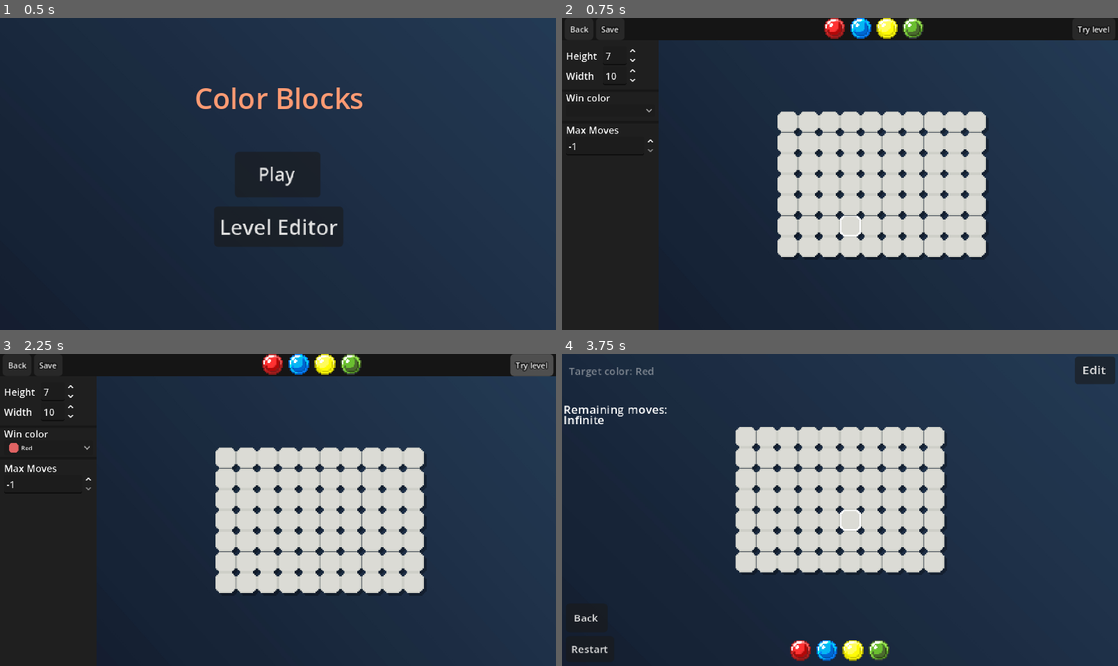
Above: before the commit, frames 1-4 (two rows, left to right).
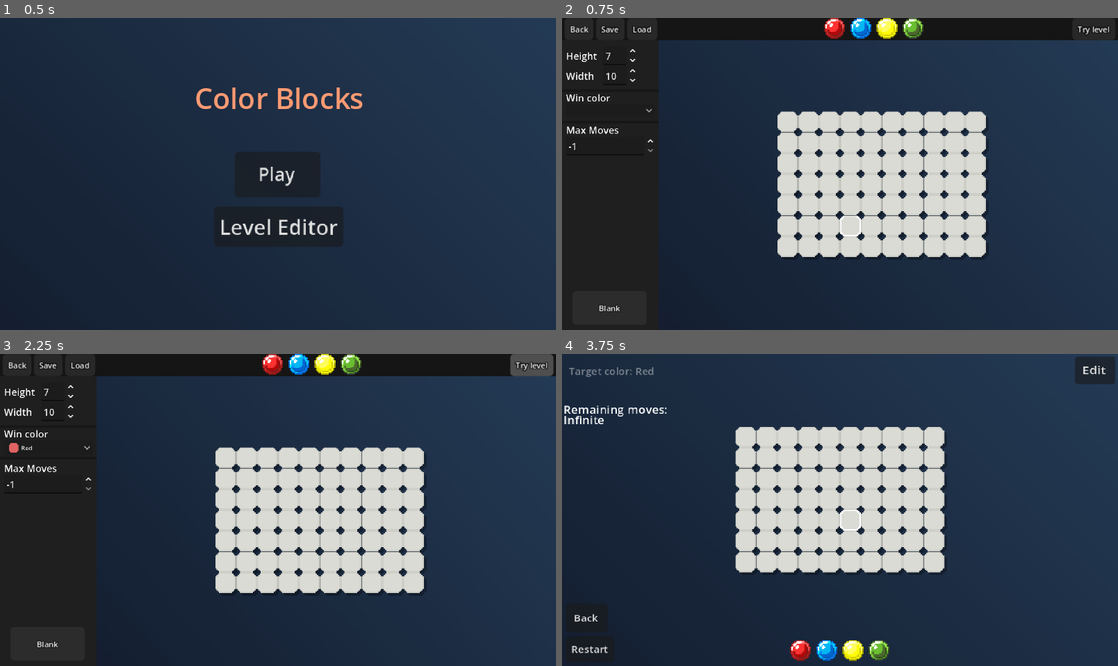
Above: after the commit, the same moments.

Repository: AurelinkZ/color-blocks
Game: Godot game, scene res://Scenes/starting_menu.tscn
Same seed, same stepped clock (60 frames per second), same inputs: the game is played once before the commit and once after it.
Inputs:
- Up to frame 1 (0.5 s): no input
- Up to frame 2 (0.75 s): click "Level Editor" at 0.5 s
- Up to frame 3 (2.25 s): click "Try level" at 1.25 s; click "Edit" at 2 s
- Up to frame 4 (3.75 s): click "Back" at 2.75 s; click "Play" at 3.5 s

Frame 1 is identical in both runs. In frame 2, less than 0.1% of the frame differs, in the area x 6-17%, y 2-94%; in frame 3, less than 0.1%; in frame 4, nothing differs.

Commit message:
Load levels in editor and blank button to refresh the grid to white

Diff:
--- /dev/null
+++ b/Levels/edited_level_blue_half.tres
@@ -0,0 +1,80 @@
+[gd_resource type="Resource" script_class="LevelData" format=3]
+
+[ext_resource type="Script" path="res://Scripts/level_data.gd" id="1_0fdbb"]
+
+[resource]
+script = ExtResource("1_0fdbb")
+grid_height = 7
+difficulty = "medium"
+grid_data = {
+Vector2i(0, 0): Color(0, 0, 1, 1),
+Vector2i(0, 1): Color(0, 0, 1, 1),
+Vector2i(0, 2): Color(0, 0, 1, 1),
+Vector2i(0, 3): Color(0, 0, 1, 1),
+Vector2i(0, 4): Color(0, 0, 1, 1),
+Vector2i(0, 5): Color(0, 0, 1, 1),
+Vector2i(0, 6): Color(0, 0, 1, 1),
+Vector2i(1, 0): Color(0, 0, 1, 1),
+Vector2i(1, 1): Color(0, 0, 1, 1),
+Vector2i(1, 2): Color(0, 0, 1, 1),
+Vector2i(1, 3): Color(0, 0, 1, 1),
+Vector2i(1, 4): Color(0, 0, 1, 1),
+Vector2i(1, 5): Color(0, 0, 1, 1),
+Vector2i(1, 6): Color(0, 0, 1, 1),
+Vector2i(2, 0): Color(0, 0, 1, 1),
+Vector2i(2, 1): Color(0, 0, 1, 1),
+Vector2i(2, 2): Color(0, 0, 1, 1),
+Vector2i(2, 3): Color(0, 0, 1, 1),
+Vector2i(2, 4): Color(0, 0, 1, 1),
+Vector2i(2, 5): Color(0, 0, 1, 1),
+Vector2i(2, 6): Color(0, 0, 1, 1),
+Vector2i(3, 0): Color(0, 0, 1, 1),
+Vector2i(3, 1): Color(0, 0, 1, 1),
+Vector2i(3, 2): Color(0, 0, 1, 1),
+Vector2i(3, 3): Color(0, 0, 1, 1),
+Vector2i(3, 4): Color(0, 0, 1, 1),
+Vector2i(3, 5): Color(0, 0, 1, 1),
+Vector2i(3, 6): Color(0, 0, 1, 1),
+Vector2i(4, 0): Color(0, 0, 1, 1),
+Vector2i(4, 1): Color(0, 0, 1, 1),
+Vector2i(4, 2): Color(0, 0, 1, 1),
+Vector2i(4, 3): Color(0, 0, 1, 1),
+Vector2i(4, 4): Color(0, 0, 1, 1),
+Vector2i(4, 5): Color(0, 0, 1, 1),
+Vector2i(4, 6): Color(0, 0, 1, 1),
+Vector2i(5, 0): Color(1, 1, 1, 1),
+Vector2i(5, 1): Color(1, 1, 1, 1),
+Vector2i(5, 2): Color(1, 1, 1, 1),
+Vector2i(5, 3): Color(1, 1, 1, 1),
+Vector2i(5, 4): Color(1, 1, 1, 1),
+Vector2i(5, 5): Color(1, 1, 1, 1),
+Vector2i(5, 6): Color(1, 1, 1, 1),
+Vector2i(6, 0): Color(1, 1, 1, 1),
+Vector2i(6, 1): Color(1, 1, 1, 1),
+Vector2i(6, 2): Color(1, 1, 1, 1),
+Vector2i(6, 3): Color(1, 1, 1, 1),
+Vector2i(6, 4): Color(1, 1, 1, 1),
+Vector2i(6, 5): Color(1, 1, 1, 1),
+Vector2i(6, 6): Color(1, 1, 1, 1),
+Vector2i(7, 0): Color(1, 1, 1, 1),
+Vector2i(7, 1): Color(1, 1, 1, 1),
+Vector2i(7, 2): Color(1, 1, 1, 1),
+Vector2i(7, 3): Color(1, 1, 1, 1),
+Vector2i(7, 4): Color(1, 1, 1, 1),
+Vector2i(7, 5): Color(1, 1, 1, 1),
+Vector2i(7, 6): Color(1, 1, 1, 1),
+Vector2i(8, 0): Color(1, 1, 1, 1),
+Vector2i(8, 1): Color(1, 1, 1, 1),
+Vector2i(8, 2): Color(1, 1, 1, 1),
+Vector2i(8, 3): Color(1, 1, 1, 1),
+Vector2i(8, 4): Color(1, 1, 1, 1),
+Vector2i(8, 5): Color(1, 1, 1, 1),
+Vector2i(8, 6): Color(1, 1, 1, 1),
+Vector2i(9, 0): Color(1, 1, 1, 1),
+Vector2i(9, 1): Color(1, 1, 1, 1),
+Vector2i(9, 2): Color(1, 1, 1, 1),
+Vector2i(9, 3): Color(1, 1, 1, 1),
+Vector2i(9, 4): Color(1, 1, 1, 1),
+Vector2i(9, 5): Color(1, 1, 1, 1),
+Vector2i(9, 6): Color(1, 1, 1, 1)
+}
--- /dev/null
+++ b/Levels/edited_level_rounds.tres
@@ -0,0 +1,81 @@
+[gd_resource type="Resource" script_class="LevelData" format=3]
+
+[ext_resource type="Script" path="res://Scripts/level_data.gd" id="1_v0pf1"]
+
+[resource]
+script = ExtResource("1_v0pf1")
+grid_height = 7
+difficulty = "medium"
+grid_data = {
+Vector2i(0, 0): Color(1, 0, 0, 1),
+Vector2i(0, 1): Color(1, 0, 0, 1),
+Vector2i(0, 2): Color(1, 0, 0, 1),
+Vector2i(0, 3): Color(1, 0, 0, 1),
+Vector2i(0, 4): Color(1, 0, 0, 1),
+Vector2i(0, 5): Color(1, 0, 0, 1),
+Vector2i(0, 6): Color(1, 0, 0, 1),
+Vector2i(1, 0): Color(1, 0, 0, 1),
+Vector2i(1, 1): Color(0, 0, 1, 1),
+Vector2i(1, 2): Color(0, 0, 1, 1),
+Vector2i(1, 3): Color(0, 0, 1, 1),
+Vector2i(1, 4): Color(0, 0, 1, 1),
+Vector2i(1, 5): Color(0, 0, 1, 1),
+Vector2i(1, 6): Color(1, 0, 0, 1),
+Vector2i(2, 0): Color(1, 0, 0, 1),
+Vector2i(2, 1): Color(0, 0, 1, 1),
+Vector2i(2, 2): Color(1, 1, 0, 1),
+Vector2i(2, 3): Color(1, 1, 0, 1),
+Vector2i(2, 4): Color(1, 1, 0, 1),
+Vector2i(2, 5): Color(0, 0, 1, 1),
+Vector2i(2, 6): Color(1, 0, 0, 1),
+Vector2i(3, 0): Color(1, 0, 0, 1),
+Vector2i(3, 1): Color(0, 0, 1, 1),
+Vector2i(3, 2): Color(1, 1, 0, 1),
+Vector2i(3, 3): Color(0, 1, 0, 1),
+Vector2i(3, 4): Color(1, 1, 0, 1),
+Vector2i(3, 5): Color(0, 0, 1, 1),
+Vector2i(3, 6): Color(1, 0, 0, 1),
+Vector2i(4, 0): Color(1, 0, 0, 1),
+Vector2i(4, 1): Color(0, 0, 1, 1),
+Vector2i(4, 2): Color(1, 1, 0, 1),
+Vector2i(4, 3): Color(0, 1, 0, 1),
+Vector2i(4, 4): Color(1, 1, 0, 1),
+Vector2i(4, 5): Color(0, 0, 1, 1),
+Vector2i(4, 6): Color(1, 0, 0, 1),
+Vector2i(5, 0): Color(1, 0, 0, 1),
+Vector2i(5, 1): Color(0, 0, 1, 1),
+Vector2i(5, 2): Color(1, 1, 0, 1),
+Vector2i(5, 3): Color(0, 1, 0, 1),
+Vector2i(5, 4): Color(1, 1, 0, 1),
+Vector2i(5, 5): Color(0, 0, 1, 1),
+Vector2i(5, 6): Color(1, 0, 0, 1),
+Vector2i(6, 0): Color(1, 0, 0, 1),
+Vector2i(6, 1): Color(0, 0, 1, 1),
+Vector2i(6, 2): Color(1, 1, 0, 1),
+Vector2i(6, 3): Color(0, 1, 0, 1),
+Vector2i(6, 4): Color(1, 1, 0, 1),
+Vector2i(6, 5): Color(0, 0, 1, 1),
+Vector2i(6, 6): Color(1, 0, 0, 1),
+Vector2i(7, 0): Color(1, 0, 0, 1),
+Vector2i(7, 1): Color(0, 0, 1, 1),
+Vector2i(7, 2): Color(1, 1, 0, 1),
+Vector2i(7, 3): Color(1, 1, 0, 1),
+Vector2i(7, 4): Color(1, 1, 0, 1),
+Vector2i(7, 5): Color(0, 0, 1, 1),
+Vector2i(7, 6): Color(1, 0, 0, 1),
+Vector2i(8, 0): Color(1, 0, 0, 1),
+Vector2i(8, 1): Color(0, 0, 1, 1),
+Vector2i(8, 2): Color(0, 0, 1, 1),
+Vector2i(8, 3): Color(0, 0, 1, 1),
+Vector2i(8, 4): Color(0, 0, 1, 1),
+Vector2i(8, 5): Color(0, 0, 1, 1),
+Vector2i(8, 6): Color(1, 0, 0, 1),
+Vector2i(9, 0): Color(1, 0, 0, 1),
+Vector2i(9, 1): Color(1, 0, 0, 1),
+Vector2i(9, 2): Color(1, 0, 0, 1),
+Vector2i(9, 3): Color(1, 0, 0, 1),
+Vector2i(9, 4): Color(1, 0, 0, 1),
+Vector2i(9, 5): Color(1, 0, 0, 1),
+Vector2i(9, 6): Color(1, 0, 0, 1)
+}
+max_moves = 4
--- a/Levels/level_1.tres
+++ b/Levels/level_1.tres
@@ -1,6 +1,6 @@
-[gd_resource type="Resource" script_class="LevelData" format=3]
+[gd_resource type="Resource" script_class="LevelData" format=3 uid="uid://c0i3uv7m62cfy"]
 
-[ext_resource type="Script" path="res://Scripts/level_data.gd" id="1_rovgj"]
+[ext_resource type="Script" uid="uid://cowxies0ghfnm" path="res://Scripts/level_data.gd" id="1_rovgj"]
 
 [resource]
 script = ExtResource("1_rovgj")
--- a/Scenes/level_editor.tscn
+++ b/Scenes/level_editor.tscn
@@ -215,6 +215,32 @@
 theme_override_font_sizes/font_size = 6
 text = "Back"
 
+[node name="LoadButton" type="Button" parent="UI" unique_id=560016015]
+modulate = Color(2.055, 2.055, 2.055, 1)
+layout_mode = 0
+offset_left = 50.0
+offset_right = 73.0
+offset_bottom = 17.0
+theme_override_constants/outline_size = 3
+theme_override_constants/h_separation = 3
+theme_override_constants/icon_max_width = 0
+theme_override_constants/align_to_largest_stylebox = 0
+theme_override_font_sizes/font_size = 6
+text = "Load"
+
+[node name="FileDialog" type="FileDialog" parent="UI" unique_id=625178687]
+
+[node name="BlankButton" type="Button" parent="UI" unique_id=1040922965]
+modulate = Color(2.055, 2.055, 2.055, 1)
+layout_mode = 0
+offset_left = 8.0
+offset_top = 210.0
+offset_right = 65.0
+offset_bottom = 236.0
+theme_override_constants/outline_size = 2
+theme_override_font_sizes/font_size = 6
+text = "Blank"
+
 [node name="PopupSaveWindow" type="CanvasLayer" parent="." unique_id=1489021861]
 layer = 3
 visible = false
@@ -286,6 +312,9 @@
 [connection signal="pressed" from="UI/SaveButton" to="." method="_on_save_button_pressed"]
 [connection signal="pressed" from="UI/TryLevel" to="." method="_on_try_level_pressed"]
 [connection signal="pressed" from="UI/BackButton" to="." method="_on_back_button_pressed"]
+[connection signal="pressed" from="UI/LoadButton" to="." method="_on_load_button_pressed"]
+[connection signal="file_selected" from="UI/FileDialog" to="." method="_on_file_dialog_file_selected"]
+[connection signal="pressed" from="UI/BlankButton" to="." method="_on_blank_button_pressed"]
 [connection signal="pressed" from="PopupSaveWindow/SavePopup/VBoxContainer/HBoxContainer/Cancel" to="." method="_on_cancel_save_popup_pressed"]
 [connection signal="pressed" from="PopupSaveWindow/SavePopup/VBoxContainer/HBoxContainer/Save" to="." method="_on_save_in_popup_pressed"]
 [connection signal="block_clicked" from="GridViewEditor" to="." method="_on_grid_view_editor_block_clicked"]
--- a/Scripts/color _selector.gd
+++ b/Scripts/color _selector.gd
@@ -8,7 +8,7 @@
 const TEXTURE_SIZE_WIDTH = 16
 const TEXTURE_SIZE_HEIGHT = 16
 
-const TEXTURES = GameAssets.COLOR_SELECTOR_TEXTURES
+var TEXTURES = GameAssets.COLOR_SELECTOR_TEXTURES
 var button_group: ButtonGroup = ButtonGroup.new()
 var pallette_color: Array = []
 
--- a/Scripts/game.gd
+++ b/Scripts/game.gd
@@ -114,7 +114,7 @@
 	get_tree().change_scene_to_file("res://Scenes/level_editor.tscn")
 
 func set_remaining_moves(value: int):
-	ui.set_remaining_moves(remaining_moves)
+	ui.set_remaining_moves(value)
 
 func game_lost():
 	print("you lost")
--- a/Scripts/grid_editor.gd
+++ b/Scripts/grid_editor.gd
@@ -47,3 +47,10 @@
 
 func get_cell_color(cell: Vector2i):
 	return grid[cell]
+
+func blank_grid():
+	var new_grid: Dictionary
+	for y in height:
+		for x in width:
+			new_grid[Vector2i(x,y)] = Color.WHITE
+	grid = new_grid.duplicate()
--- a/Scripts/grid_view.gd
+++ b/Scripts/grid_view.gd
@@ -21,7 +21,7 @@
 signal block_clicked(cell: Vector2i)
 signal fill_grid_animation_finished()
 
-const TEXTURES = GameAssets.TEXTURE_BLOCKS
+var TEXTURES = GameAssets.TEXTURE_BLOCKS
 
 func build_grid(grid: Dictionary, grid_width: int, grid_height: int):
 	delete_grid()
--- a/Scripts/grid_view_editor.gd
+++ b/Scripts/grid_view_editor.gd
@@ -1,7 +1,7 @@
 extends Node2D
 
 const BLOCK = preload("res://Scenes/block.tscn")
-const BLOCK_TEXTURES = GameAssets.TEXTURE_BLOCKS
+var block_textures = GameAssets.TEXTURE_BLOCKS
 
 signal block_clicked(cell: Vector2i)
 
@@ -27,7 +27,7 @@
 			new_block.position.y = (offset_y + GameAssets.BLOCK_SIZE * y)
 			new_block.set_cell(Vector2i(x, y))
 			new_block.block_clicked.connect(_on_block_clicked)
-			new_block.set_color_first(grid[Vector2i(x, y)], BLOCK_TEXTURES)
+			new_block.set_color_first(grid[Vector2i(x, y)], block_textures)
 			new_block.set_editor()
 			new_grid_view[Vector2i(x, y)] = new_block
 			add_child(new_block)
--- a/Scripts/level_editor.gd
+++ b/Scripts/level_editor.gd
@@ -11,6 +11,8 @@
 var width: int
 var height: int
 var max_moves: int = -1
+
+@onready var file_dialog: FileDialog = $UI/FileDialog
 
 @onready var grid_editor = $GridEditor
 @onready var grid_view_editor = $GridViewEditor
@@ -37,21 +39,27 @@
 func _ready() -> void:
 	# If we load a level or we come back from testing the level
 	if edit_level_to_test != null:
-		width = edit_level_to_test.grid_width
-		height = edit_level_to_test.grid_height
-		max_moves = edit_level_to_test.max_moves
-		_set_spin_box_max_moves(max_moves)
-		win_color = edit_level_to_test.win_color
-		_set_win_color_option_button(COLOR_TO_INDEX[win_color])
+		load_level(edit_level_to_test)
 	# Else we put the default values
 	else:
 		width = initial_width
 		height = initial_height
+		set_spin_box_size_value(width, height)
+		grid_editor.setup_initial_grid(edit_level_to_test, width, height)
+		grid_view_editor.setup_new_grid_view(grid_editor.grid, grid_editor.width, grid_editor.height)
+		color_selector.build_buttons(ARRAY_COLORS)
+
+func load_level(level: LevelData):
+	width = level.grid_width
+	height = level.grid_height
+	max_moves = level.max_moves
+	_set_spin_box_max_moves(max_moves)
+	win_color = level.win_color
+	_set_win_color_option_button(COLOR_TO_INDEX[win_color])
 	set_spin_box_size_value(width, height)
-	grid_editor.setup_initial_grid(edit_level_to_test, width, height)
+	grid_editor.setup_initial_grid(level, width, height)
 	grid_view_editor.setup_new_grid_view(grid_editor.grid, grid_editor.width, grid_editor.height)
 	color_selector.build_buttons(ARRAY_COLORS)
-
 
 func _on_grid_view_editor_block_clicked(cell: Vector2i) -> void:
 	grid_editor.set_cell(cell, selected_color)
@@ -128,7 +136,29 @@
 func _set_win_color_option_button(id: int):
 	$UI/LeftOptionsVBOX/VBoxContainer2/WinColorOptionButton.select(id)
 
+func _on_back_button_pressed() -> void:
+	get_tree().change_scene_to_file("res://Scenes/starting_menu.tscn")
 
 
-func _on_back_button_pressed() -> void:
-	get_tree().change_scene_to_file("res://Scenes/starting_menu.tscn")
+func _on_load_button_pressed() -> void:
+	for block in $GridViewEditor.get_children():
+		block.get_node("Area2D/CollisionShape2D").set_disabled(true)
+	file_dialog.file_mode = FileDialog.FILE_MODE_OPEN_FILE
+	file_dialog.filters = ["*.tres"]
+	file_dialog.size = Vector2(426,240)
+	file_dialog.popup_centered(Vector2(300,200))
+
+func _on_file_dialog_file_selected(path: String) -> void:
+	var level: LevelData = load(path) as LevelData
+	if level == null:
+		push_warning("Failed to load a level")
+		return
+	load_level(level)
+	await get_tree().create_timer(1.0).timeout
+	for block in $GridViewEditor.get_children():
+		block.get_node("Area2D/CollisionShape2D").set_disabled(false)
+
+
+func _on_blank_button_pressed() -> void:
+	grid_editor.blank_grid()
+	grid_view_editor.refresh_grid(grid_editor.grid, width, height)
--- a/project.godot
+++ b/project.godot
@@ -12,7 +12,7 @@
 
 config/name="ColorBlocks"
 run/main_scene="uid://dklog7q8ajq87"
-config/features=PackedStringArray("4.6", "Forward Plus")
+config/features=PackedStringArray("4.7", "Forward Plus")
 config/icon="res://icon.svg"
 
 [autoload]
